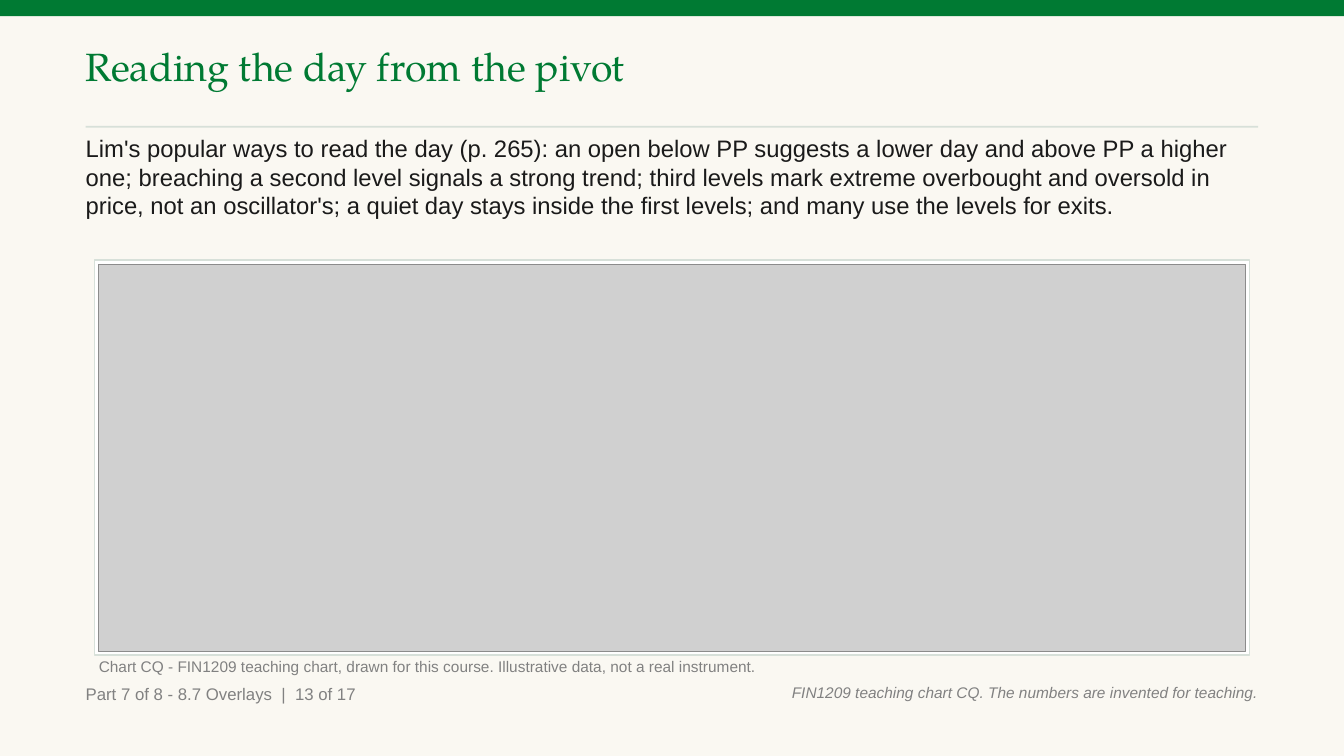
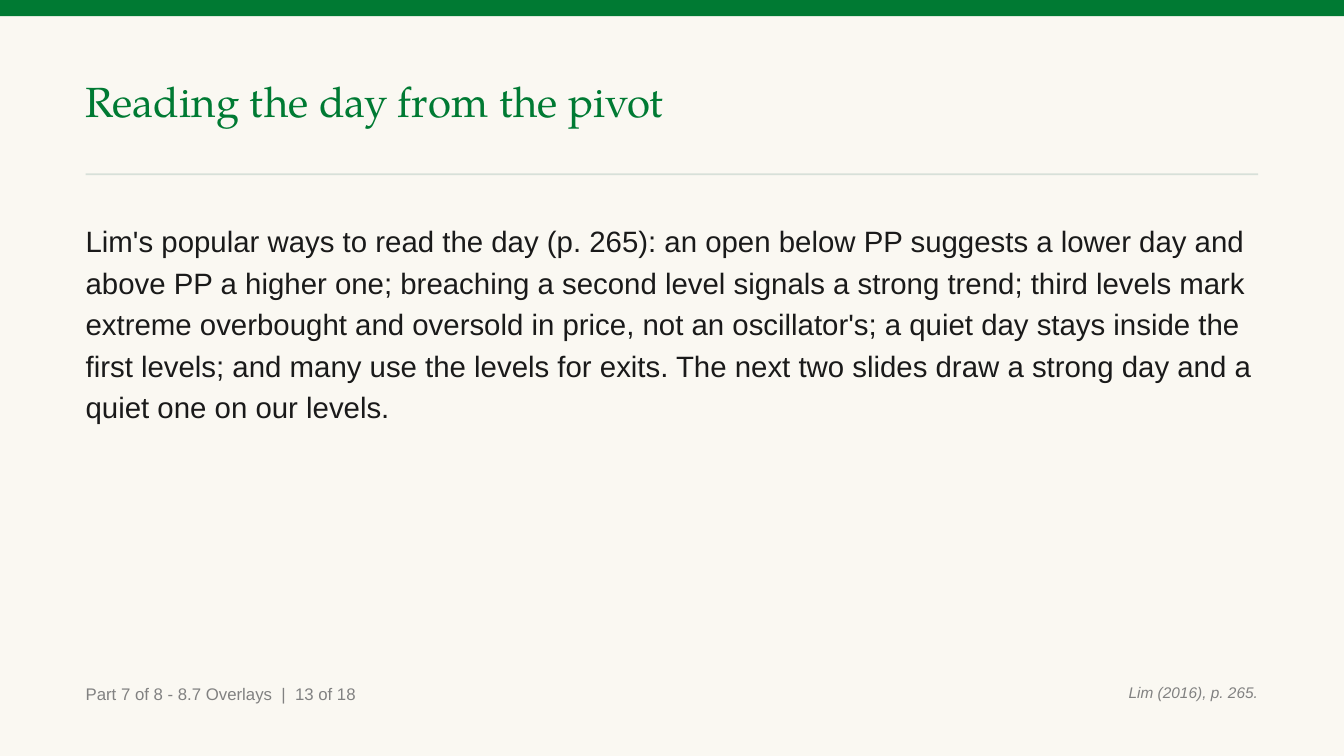
Before and after one commit to benjiesotelo-sudo/Telos_FIN1209, a slide deck: slide 255 of chapter-08/FIN1209-Chapter-08.pptx. Drawn at 1344x756 pixels with LibreOffice and Linux fonts; fonts in the diff are those of the drawing; grey boxes stand for pictures. Boxes give left, top, right and bottom in pixels: in the first picture for what was removed or moved away, otherwise in the second. Text is boxed around its words. In the diff, an @@ line names an element or a change of style, - is before the commit and + after.

Commit message:
Chapter 8 second class: apply strict read 2 (all three sections), pivot formula quoted as Lim's (pp. 397, 435), quiet-day chart, 138 slides

```diff
--- a/chapter-08/FIN1209-Chapter-08.pptx
+++ b/chapter-08/FIN1209-Chapter-08.pptx
@@ text "Reading the day from the ...": place and size @@
-text "Reading the day from the ..." at [86,52,625,92]
+text "Reading the day from the ..." at [86,86,663,129]
@@ text "Reading the day from the ..." at [86,86,663,129]: size 28 to 30 pt; line spacing 1 to 1.05 @@
@@ rectangle: place and size @@
-rectangle at [86,126,1258,128]
+rectangle at [86,173,1258,175]
@@ text at [86,230,1251,424]: text changed; size 17 to 21 pt @@
-Lim's popular ways to read the day (p. 265): an open below PP suggests a lower day and above PP a higher one; breaching a second level signals a strong trend; third levels mark extreme overbought and oversold in price, not an oscillator's; a quiet day stays inside the first levels; and many use the levels for exits.
+Lim's popular ways to read the day (p. 265): an open below PP suggests a lower day and above PP a higher one; breaching a second level signals a strong trend; third levels mark extreme overbought and oversold in price, not an oscillator's; a quiet day stays inside the first levels; and many use the levels for exits. The next two slides draw a strong day and a quiet one on our levels.
@@ rectangle removed at [95,260,1249,655] @@
@@ picture removed at [99,264,1245,651] @@
@@ text at [86,688,356,704]: text changed @@
-Part 7 of 8 - 8.7 Overlays | 13 of 17
+Part 7 of 8 - 8.7 Overlays | 13 of 18
@@ text removed at [99,661,755,675] @@
-Chart CQ - FIN1209 teaching chart, drawn for this course. Illustrative data, not a real instrument.
@@ text at [1129,687,1258,701]: text changed @@
-FIN1209 teaching chart CQ. The numbers are invented for teaching.
+Lim (2016), p. 265.
```
Also in this commit, not shown: 48 other slides changed, 1 slide added, 7 other files.
